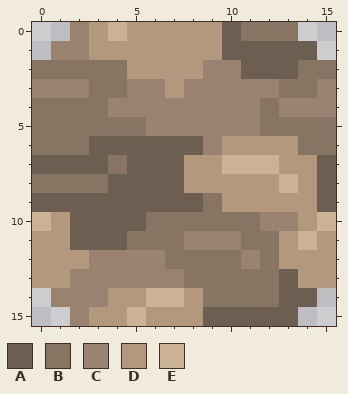
Pixel-art file -- Resources/Sprites/wall_tile.aseprite. Above: the version before the commit.
16x16 pixels, 1 frame.
Palette (. is transparent): A #6c5e50  B #887462  C #99826f  D #b4987d  E #ccb295
Pixels before, first column x 0:
 0 ..CDEDDDDDABBB..
 1 .CCDDDDDDDAAAAA.
 2 BBBBBDDDDCCAAABB
 3 CCCBBCCDCCCCCBBC
 4 BBBBCCCCCCCCBCCC
 5 BBBBBBCCCCCCBBBB
 6 BBBAAAAAACDDDDBB
 7 AAAABAAADDEEEDDA
 8 BBBBAAAADDDDDEDA
 9 AAAAAAAAABDDDDDA
10 EDAAAABBBBBBCCDE
11 DDAAABBBCCCBBDED
12 DDDCCCCBBBBCBDDD
13 DDCCCCCCBBBBBADD
14 .CCCDDEEDBBBBAA.
15 ..CDDEDDDAAAAA..
The same view after the edit:
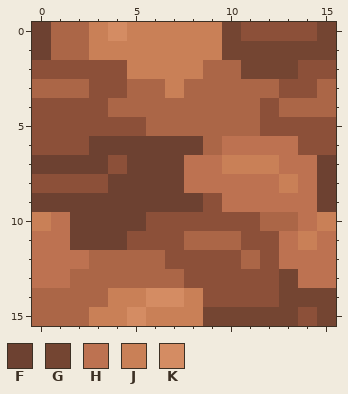
Colours new in this view: F #6d4131  G #744532  H #bd7251  J #c98057  K #d48c63
Diff:
colour B: #887462 -> #8c5039
colour C: #99826f -> #ab6647
y 0: x 0..1 .. -> FC; x 3..10 DEDDDDDA -> JKJJJJJG; x 14..15 .. -> BG
y 1: x 0 . -> F; x 3..15 DDDDDDDAAAAA. -> JJJJJJJGGGGGG
y 2: x 5..8 DDDD -> JJJJ; x 11..13 AAA -> GGG
y 3: x 7 D -> J
y 6: x 3..8 AAAAAA -> FFFFFF; x 10..13 DDDD -> HHHH
y 7: x 0..3 AAAA -> FFFF; x 5..15 AAADDEEEDDA -> FFFHHJJJHHF
y 8: x 4..15 AAAADDDDDEDA -> FFFFHHHHHJHF
y 9: x 0..8 AAAAAAAAA -> FFFFFFFFF; x 10..15 DDDDDA -> HHHHHF
y 10: x 0..5 EDAAAA -> JHFFFF; x 14..15 DE -> HJ
y 11: x 0..4 DDAAA -> HHFFF; x 13..15 DED -> HJH
y 12: x 0..2 DDD -> HHH; x 13..15 DDD -> HHH
y 13: x 0..1 DD -> HH; x 13..15 ADD -> GHH
y 14: x 0 . -> C; x 4..8 DDEED -> JJKKJ; x 13..15 AA. -> GGG
y 15: x 0..1 .. -> CC; x 3..15 DDEDDDAAAAA.. -> JJKJJJGGGGGBG
Boxes around the changes in both pictures, in picture pixels (x1, y1, x2, y2):
changed: (32, 22, 336, 326)
